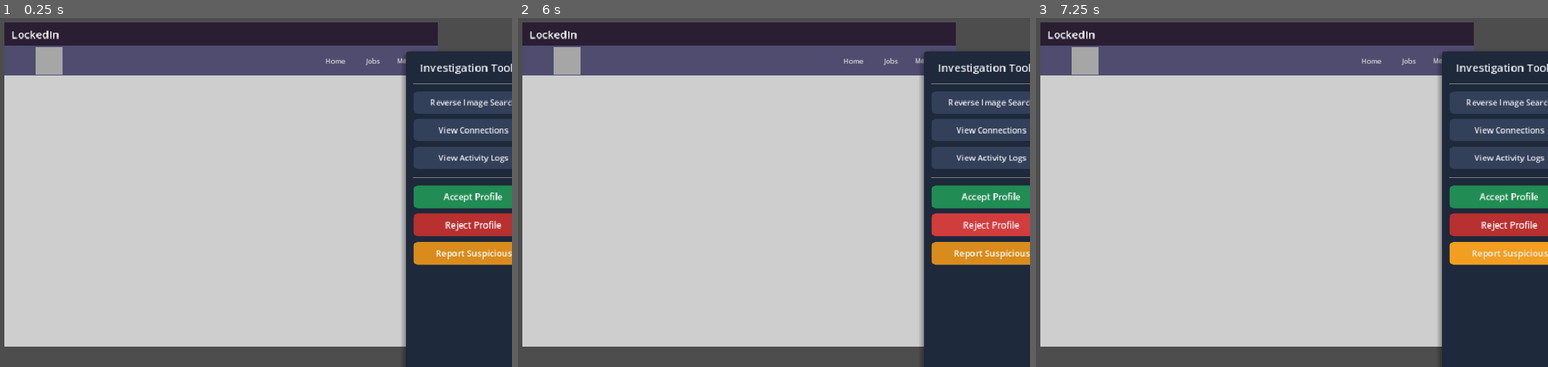
Above: before the commit, frames 1-3 (left to right).
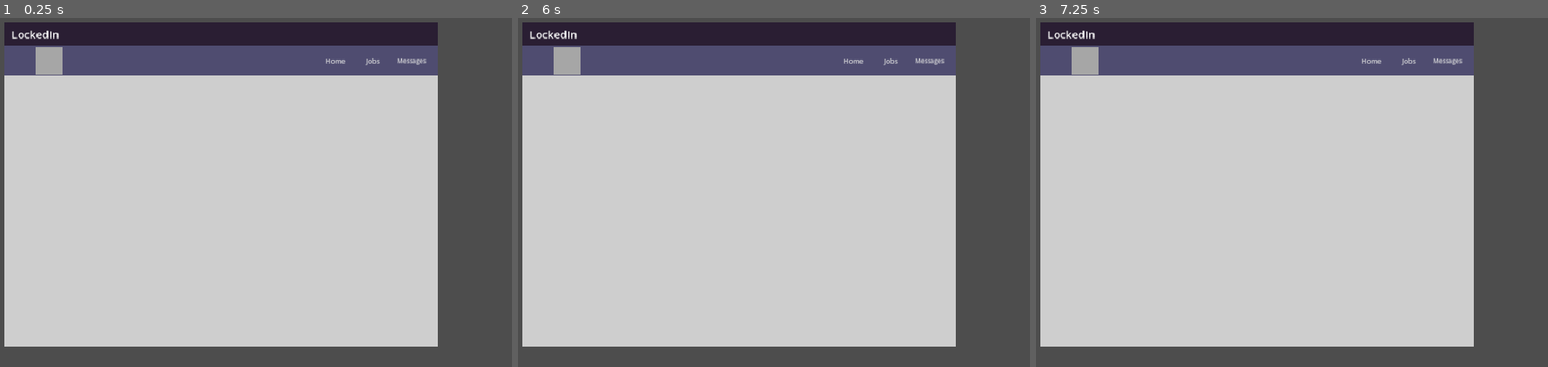
Above: after the commit, the same moments.

Repository: iimurpyh/linked-alien
Game: Godot game, scene res://main.tscn
The game is run twice, just before and just after one commit, with the same random seed, the same clock (stepped at 60 frames per second) and the same inputs.
Inputs (mouse positions are in pixels of both pictures, inside the frame that each line leads up to):
- Up to frame 1 (0.25 s): no input
- Up to frame 2 (6 s): click (989, 195) at 0.5 s, where only the run before the commit has a clickable "Accept Profile"; click (989, 195) at 1.25 s, where only the run before the commit has a clickable "Accept Profile"; click "Messages" at 2 s; click "Jobs" at 2.75 s; click "Home" at 3.5 s; click (989, 101) at 4.25 s, where only the run before the commit has a clickable "Reverse Image Search"; click (989, 157) at 5 s, where only the run before the commit has a clickable "View Activity Logs"; click (989, 223) at 5.75 s, where only the run before the commit has a clickable "Reject Profile"
- Up to frame 3 (7.25 s): click (1507, 251) at 6.5 s, where only the run before the commit has a clickable "Report Suspicious"

The runs differ from the first frame. In frame 1, 19% of the frame differs, in the area x 78-100%, y 9-100%; in frame 2, 19%; in frame 3, 19%.

Commit message:
fixes merge conflict, makes job listing theme match

Diff:
--- /dev/null
+++ b/job_listing.tscn
@@ -0,0 +1,119 @@
+[gd_scene format=3 uid="uid://br84nqe3fyqup"]
+
+[ext_resource type="Theme" uid="uid://c4vir164jmy38" path="res://resources/themes/lockedin.tres" id="1_qbdvo"]
+[ext_resource type="Texture2D" path="res://resources/images/ui/portrait template.png" id="2_eltba"]
+
+[sub_resource type="StyleBoxTexture" id="StyleBoxTexture_1bvp3"]
+texture = ExtResource("2_eltba")
+
+[node name="JobListing" type="Panel" unique_id=257471251]
+custom_minimum_size = Vector2(300, 200)
+theme = ExtResource("1_qbdvo")
+theme_type_variation = &"ContentPanel"
+
+[node name="JobContent" type="VBoxContainer" parent="." unique_id=352449429]
+layout_mode = 1
+anchors_preset = 15
+anchor_right = 1.0
+anchor_bottom = 1.0
+grow_horizontal = 2
+grow_vertical = 2
+theme_override_constants/separation = 0
+
+[node name="TitleCard" type="Control" parent="JobContent" unique_id=1221576462]
+custom_minimum_size = Vector2(0, 97)
+layout_mode = 2
+theme = ExtResource("1_qbdvo")
+theme_type_variation = &"TransparentPanel"
+
+[node name="ProfilePhoto" type="Control" parent="JobContent/TitleCard" unique_id=1382562876]
+custom_minimum_size = Vector2(52.708, 67.283)
+layout_mode = 1
+offset_left = 5.0
+offset_top = 5.0
+offset_right = 57.708
+offset_bottom = 72.283
+theme_type_variation = &"ContentPanel"
+
+[node name="Label" type="Label" parent="JobContent/TitleCard/ProfilePhoto" unique_id=716405350]
+layout_mode = 1
+anchors_preset = -1
+anchor_left = 0.5
+anchor_top = 1.0
+anchor_right = 0.5
+anchor_bottom = 1.0
+offset_bottom = 25.0
+grow_horizontal = 2
+grow_vertical = 0
+theme = ExtResource("1_qbdvo")
+theme_override_colors/font_color = Color(0, 0, 0, 1)
+theme_override_constants/line_spacing = -1
+theme_override_font_sizes/font_size = 8
+text = "Recruiter
+John Human"
+horizontal_alignment = 1
+
+[node name="Image" type="Panel" parent="JobContent/TitleCard/ProfilePhoto" unique_id=1549630878]
+layout_mode = 1
+anchors_preset = -1
+anchor_right = 1.0
+anchor_bottom = 1.0
+offset_left = 1.0
+offset_top = 1.0
+offset_right = -1.0
+offset_bottom = -1.0
+grow_horizontal = 2
+grow_vertical = 2
+theme_override_styles/panel = SubResource("StyleBoxTexture_1bvp3")
+
+[node name="TitleText" type="RichTextLabel" parent="JobContent/TitleCard" unique_id=207019119]
+layout_mode = 0
+offset_left = 62.0
+offset_right = 324.0
+offset_bottom = 81.0
+theme = ExtResource("1_qbdvo")
+theme_type_variation = &"BodyText"
+bbcode_enabled = true
+text = "[font_size=25
+]Junior Accountant[/font_size]
+[font_size=12]Hathesford Sales
+Columbia, MD[/font_size]"
+
+[node name="Button" type="Button" parent="JobContent/TitleCard" unique_id=694374923]
+layout_mode = 1
+anchors_preset = 3
+anchor_left = 1.0
+anchor_top = 1.0
+anchor_right = 1.0
+anchor_bottom = 1.0
+offset_left = -77.28
+offset_top = -22.105003
+offset_right = -5.2799683
+offset_bottom = -3.1050034
+grow_horizontal = 0
+grow_vertical = 0
+text = "Apply"
+
+[node name="HSeparator" type="HSeparator" parent="JobContent" unique_id=10014258]
+layout_mode = 2
+
+[node name="InfoBody" type="Control" parent="JobContent" unique_id=2063693731]
+layout_mode = 2
+size_flags_vertical = 3
+
+[node name="RichTextLabel" type="RichTextLabel" parent="JobContent/InfoBody" unique_id=1914039061]
+layout_mode = 1
+anchors_preset = -1
+anchor_right = 1.0
+anchor_bottom = 1.0
+offset_left = 3.0
+offset_top = 3.0
+offset_right = -3.0
+offset_bottom = -3.0
+grow_horizontal = 2
+grow_vertical = 2
+theme = ExtResource("1_qbdvo")
+theme_type_variation = &"BodyText"
+theme_override_colors/default_color = Color(0, 0, 0, 1)
+theme_override_font_sizes/normal_font_size = 8
+text = "Welcome to Hathersford Sales, where fun meets work."
--- a/main.tscn
+++ b/main.tscn
@@ -1,7 +1,8 @@
 [gd_scene format=3 uid="uid://bsysuiyx4dqy"]
 
 [ext_resource type="Theme" uid="uid://c4vir164jmy38" path="res://resources/themes/lockedin.tres" id="1_ig7tw"]
-[ext_resource type="PackedScene" uid="uid://cwtiv0mjrnno8" path="res://ToolkitPanel.tscn" id="2_toolkit"]
+[ext_resource type="PackedScene" path="res://ToolkitPanel.tscn" id="2_toolkit"]
+[ext_resource type="PackedScene" uid="uid://br84nqe3fyqup" path="res://job_listing.tscn" id="3_h2yge"]
 
 [sub_resource type="StyleBoxFlat" id="StyleBoxFlat_ig7tw"]
 bg_color = Color(0.8089983, 0.8089983, 0.80899817, 1)
@@ -35,13 +36,6 @@
 
 [sub_resource type="StyleBoxFlat" id="StyleBoxFlat_efxa6"]
 bg_color = Color(0.6, 0.6, 0.6, 0)
-
-[sub_resource type="StyleBoxFlat" id="StyleBoxFlat_dg77c"]
-bg_color = Color(0.8983909, 0.89839107, 0.8983907, 1)
-corner_radius_top_left = 10
-corner_radius_top_right = 10
-corner_radius_bottom_right = 10
-corner_radius_bottom_left = 10
 
 [node name="Main" type="Node2D" unique_id=1141253464]
 
@@ -183,7 +177,49 @@
 grow_vertical = 2
 
 [node name="ToolkitPanel" parent="UI/Window/App" unique_id=142626904 instance=ExtResource("2_toolkit")]
-custom_minimum_size = Vector2(140, 0)
+visible = false
 layout_mode = 0
-position = Vector2(593, 43)
-size = Vector2(200, 500)
+offset_left = 593.0
+offset_top = 43.0
+offset_right = 793.0
+offset_bottom = 543.0
+
+[node name="AppContent" type="Control" parent="UI/Window/App" unique_id=469296234]
+layout_mode = 1
+anchors_preset = 15
+anchor_right = 1.0
+anchor_bottom = 1.0
+offset_top = 35.0
+offset_bottom = -25.0
+grow_horizontal = 2
+grow_vertical = 2
+
+[node name="Bulletin" type="Control" parent="UI/Window/App/AppContent" unique_id=107572087]
+layout_mode = 1
+anchors_preset = 15
+anchor_right = 1.0
+anchor_bottom = 1.0
+offset_top = 45.0
+grow_horizontal = 2
+grow_vertical = 2
+
+[node name="BulletinPanels" type="HBoxContainer" parent="UI/Window/App/AppContent/Bulletin" unique_id=1609740487]
+layout_mode = 1
+anchors_preset = 15
+anchor_right = 1.0
+anchor_bottom = 1.0
+grow_horizontal = 2
+grow_vertical = 2
+alignment = 1
+
+[node name="PostScroll" type="ScrollContainer" parent="UI/Window/App/AppContent/Bulletin/BulletinPanels" unique_id=220583290]
+custom_minimum_size = Vector2(325, 0)
+layout_mode = 2
+
+[node name="PostList" type="VBoxContainer" parent="UI/Window/App/AppContent/Bulletin/BulletinPanels/PostScroll" unique_id=182328084]
+layout_mode = 2
+size_flags_horizontal = 3
+theme_override_constants/separation = 6
+
+[node name="JobListing" parent="UI/Window/App/AppContent/Bulletin/BulletinPanels/PostScroll/PostList" unique_id=257471251 instance=ExtResource("3_h2yge")]
+layout_mode = 2
--- a/resources/themes/lockedin.tres
+++ b/resources/themes/lockedin.tres
@@ -10,6 +10,8 @@
 bg_color = Color(0.16400002, 0.120000005, 0.2, 1)
 
 [resource]
+BodyText/base_type = &"RichTextLabel"
+BodyText/colors/default_color = Color(0, 0, 0, 1)
 ContentPanel/base_type = &"Panel"
 ContentPanel/styles/panel = SubResource("StyleBoxFlat_skxos")
 MarginContainer/constants/margin_bottom = 2
